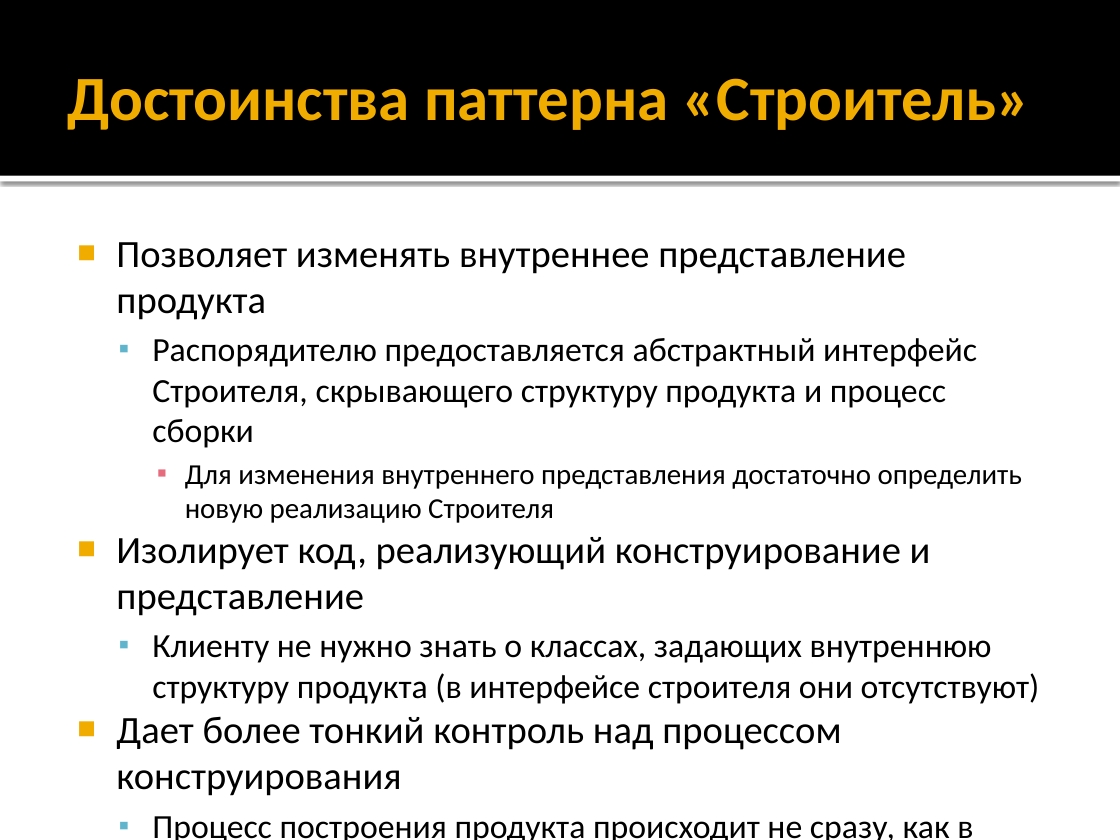
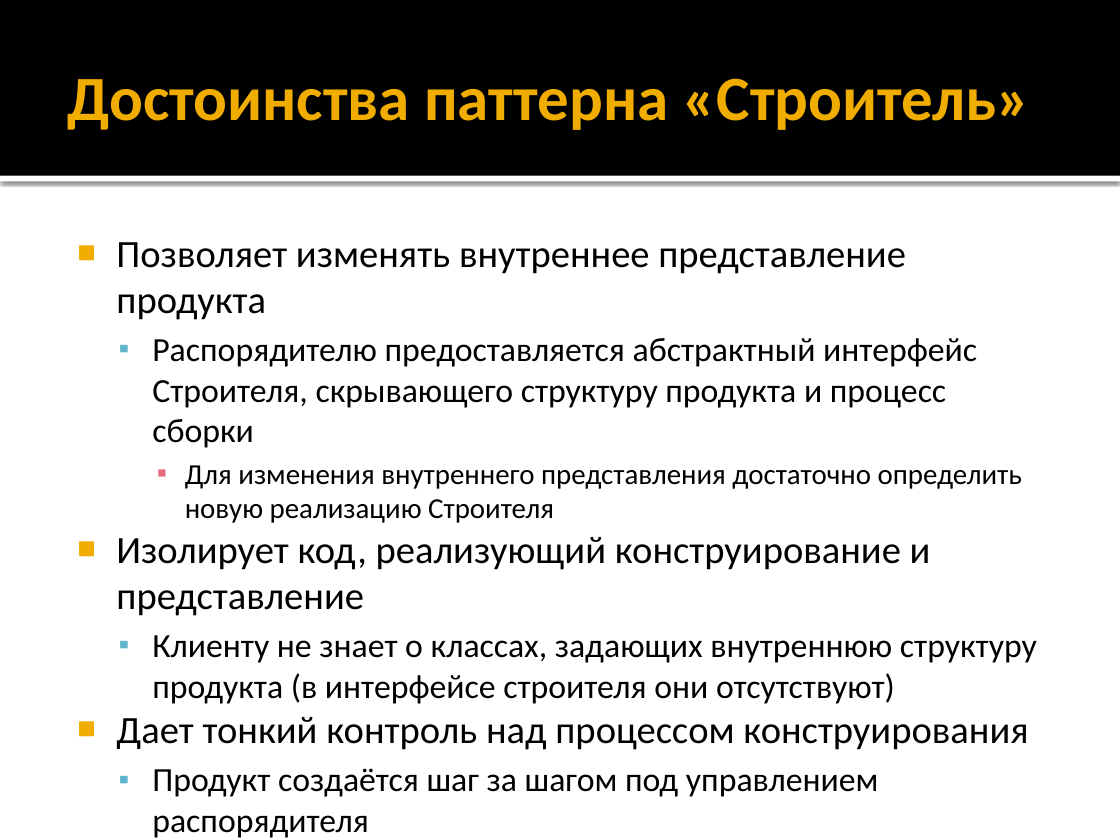
Before and after one commit to alexey-malov/ood, a slide deck: slide 13 of lectures/15.builder/builder.pptx (slide 12 before the commit). Drawn at 1120x840 pixels with LibreOffice and Linux fonts; fonts in the diff are those of the drawing. Boxes give left, top, right and bottom in pixels: in the first picture for what was removed or moved away, otherwise in the second. Text is boxed around its words. In the diff, an @@ line names an element or a change of style, - is before the commit and + after.

Commit message:
Обновил слайды презентации по паттернам "Строитель" и "Мост"

```diff
--- a/lectures/15.builder/builder.pptx
+++ b/lectures/15.builder/builder.pptx
@@ text at bbox=[116, 635, 1037, 797]: text changed @@
-  ▪ Клиенту не нужно знать о классах, задающих внутреннюю структуру продукта (в интерфейсе строителя они отсутствуют)
-■ Дает более тонкий контроль над процессом конструирования
-  ▪ Процесс построения продукта происходит не сразу, как в других порождающих паттернах, а шаг за шагом
+  ▪ Клиенту не знает о классах, задающих внутреннюю структуру продукта (в интерфейсе строителя они отсутствуют)
+■ Дает тонкий контроль над процессом конструирования
+  ▪ Продукт создаётся шаг за шагом под управлением распорядителя
```
Also in this commit, not shown: 2 other slides changed, 3 slides added, 1 other file.
